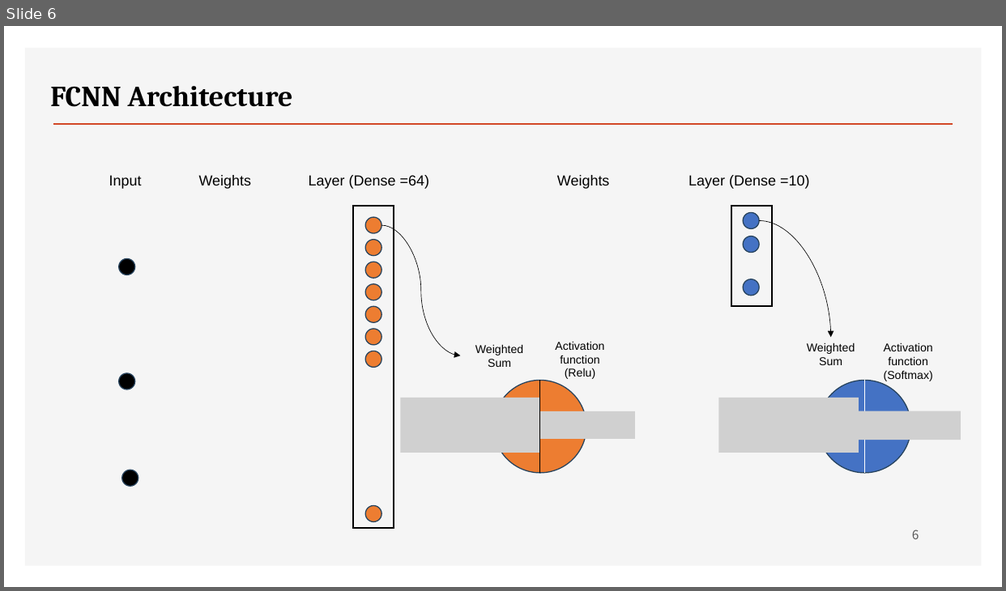
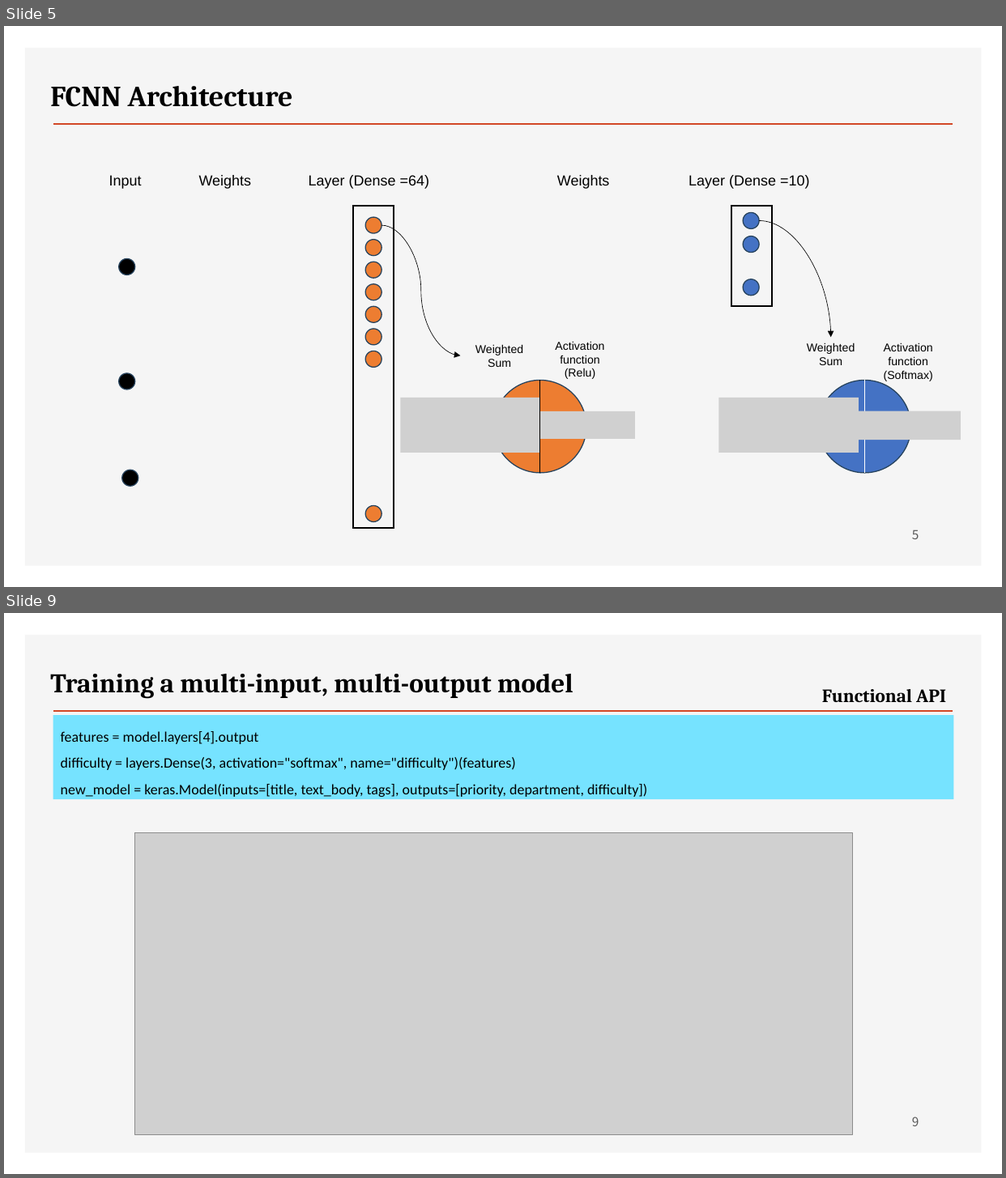
Before and after one commit to ancestor9/2026_Fall_Deep-Learning-with-Python, a slide deck: Chapter 07 A deep dive on Keras.pptx. Shown one above the other, each under a label of ours: slide 6 before the commit, slides 5 and 9 after it; the slides between them are not shown. The pictures are 1006x591 and 1006x1178 pixels, drawn with LibreOffice and Linux fonts; fonts in the diff are those of the drawing; grey boxes stand for pictures; background and template pictures are left out. Boxes give left, top, right and bottom in pixels: in the first picture for what was removed or moved away, otherwise in the second. Text is boxed around its words. In the diff, an @@ line names an element or a change of style, - is before the commit and + after.

```diff
--- a/Chapter 07 A deep dive on Keras.pptx
+++ b/Chapter 07 A deep dive on Keras.pptx
@@ slide 9 added at (x1=4, y1=613, x2=1002, y2=1174), background #FFFFFF; not listed: 2 template elements that a slide beside it also shows @@
@@ text added at (x1=50, y1=674, x2=573, y2=698), 25.9 pt, text #000000, bold @@
+Training a multi-input, multi-output model
@@ text added at (x1=822, y1=689, x2=946, y2=702), 18 pt, text #000000, bold @@
+Functional API
@@ rectangle added at (x1=53, y1=716, x2=954, y2=800), fill #76E3FF, 14 pt, text #000000 @@
+features = model.layers[4].output
+difficulty = layers.Dense(3, activation="softmax", name="difficulty")(features)
+new_model = keras.Model(inputs=[title, text_body, tags], outputs=[priority, department, difficulty])
@@ picture added at (x1=135, y1=833, x2=852, y2=1135) @@
@@ page number added at (x1=912, y1=1117, x2=919, y2=1127), 12 pt, text #595959 @@
+9
@@ what was slide 6 is now slide 5 @@
@@ page number at (x1=912, y1=530, x2=919, y2=540): text changed @@
-6
+5
```
Also in this commit, not shown: 3 slides changed, 3 other slides added.
